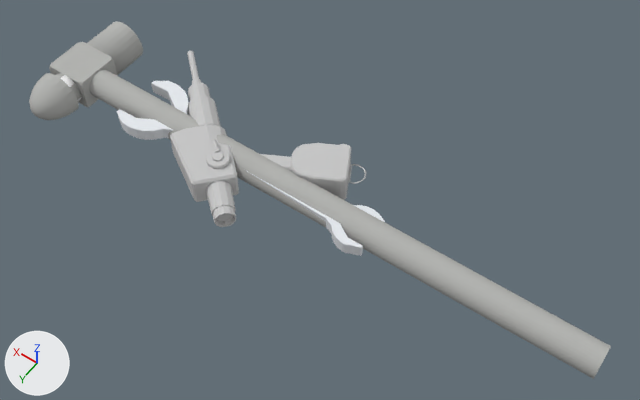
A saved change to the Blender file Assets/homestead/models/tools.blend.
One viewpoint serves both versions: a 50 mm camera at (-1.6, 1.7, 2.68) aimed at (-0.36, -0.03, -0.03). The lights are fixed; the arrows at lower left show +X, +Y and +Z.

Before the edit, the objects in view are built like this:
```python
me_mesh05 = bpy.data.meshes.new('Mesh05')
me_mesh05.from_pydata(...)  # 94 vertices, 183 faces; spans x -0.643..0.558, y -0.141..0.157, z -0.026..0.026
# faces by material slot: [171, 12]
me_mesh05.materials.append(mat_metal_al)  # white #e6eaee
me_mesh05.materials.append(mat_material__173923)  # white #ffffff
me_mesh10_002 = bpy.data.meshes.new('Mesh10.002')
me_mesh10_002.from_pydata(...)  # 404 vertices, 287 faces; spans x -1.55..0.96, y -0.26..0.31, z -0.11..0.08
# faces by material slot: [276, 11]
me_mesh10_002.materials.append(mat_metal_se)  # grey #b5b6b3
me_mesh10_002.materials.append(mat_material__173923)  # white #ffffff
me_pistolgrip = bpy.data.meshes.new('pistolgrip')
me_pistolgrip.from_pydata(...)  # 595 vertices, 976 faces; spans x -0.461..0.572, y -0.353..0.311, z -0.069..0.089
me_pistolgrip.materials.append(mat_pgt1_1)  # its picture is missing
ob_hammer = bpy.data.objects.new('hammer', me_mesh10_002)
ob_hammer.location = (0.0, 0.0, 0.0)
ob_mesh05 = bpy.data.objects.new('Mesh05', me_mesh05)
ob_mesh05.location = (0.0, 0.0, 0.0)
ob_pistolgrip = bpy.data.objects.new('pistolgrip', me_pistolgrip)
ob_pistolgrip.location = (0.0, 0.0, 0.0)
```
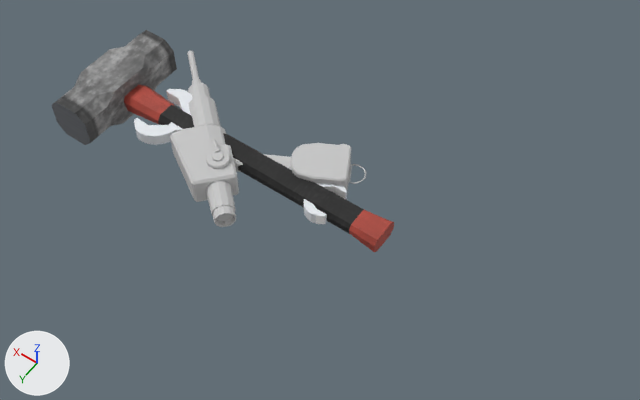
The newer file is also rescaled (x0.668), turned or shifted as a whole; pictures and numbers use the older file's frame.

What differs and where, as boxes (x1, y1, x2, y2) in the pictures (640 x 400 px):
'hammer', recoloured, reshaped (41% narrower, 38% shorter)
    before: (29, 21, 611, 379)
    after: (51, 30, 394, 252)
'Mesh05', mesh rescaled (20% narrower, 23% shorter)
    before: (117, 81, 385, 256)
    after: (134, 89, 347, 224)
part 1 of me_mesh10_002, recoloured
    before: (29, 21, 611, 379)
part 2 of me_mesh10_002, recoloured
    before: (60, 75, 81, 101)

Diff of the bpy script that builds the scene:
```diff
--- a/Assets/homestead/models/tools.blend.py
+++ b/Assets/homestead/models/tools.blend.py
@@ img_gas_diffuse_jpg @@
+img_gas_diffuse_jpg = load_image('gas_diffuse.jpg', 'textures/gas_diffuse.jpg', 2048, 2048, 'sRGB')
@@ mat_gas_diffuse_jpg @@
+mat_gas_diffuse_jpg = principled_material('gas_diffuse.jpg')
+mat_gas_diffuse_jpg.texture = img_gas_diffuse_jpg
@@ me_mesh05 @@
 me_mesh05.from_pydata(...)  # 94 vertices, 183 faces; spans x -0.643..0.558, y -0.141..0.157, z -0.026..0.026
 # used by ob_mesh05; location = (0.0, 0.0, 0.0)
+# me_mesh05 part 3: the whole mesh is scaled about its middle by (0.766, -0.976, -0.976), then moved by (0.052, 0.003, 0.001)
 me_mesh05.materials.append(mat_metal_al)
@@ me_mesledge_001 @@
+me_mesledge_001.from_pydata(...)  # 80 vertices, 82 faces; spans x -0.673..0.778, y -0.267..0.267, z -0.096..0.096
+me_mesledge_001.polygons.foreach_set('use_smooth', [True] * 82)
+me_mesledge_001.materials.append(mat_gas_diffuse_jpg)  # picture img_gas_diffuse_jpg
@@ ob_hammer @@
-ob_hammer = bpy.data.objects.new('hammer', me_mesh10_002)
+ob_hammer = bpy.data.objects.new('hammer', me_mesledge_001)
 ob_hammer.location = (0.0, 0.0, 0.0)
```
